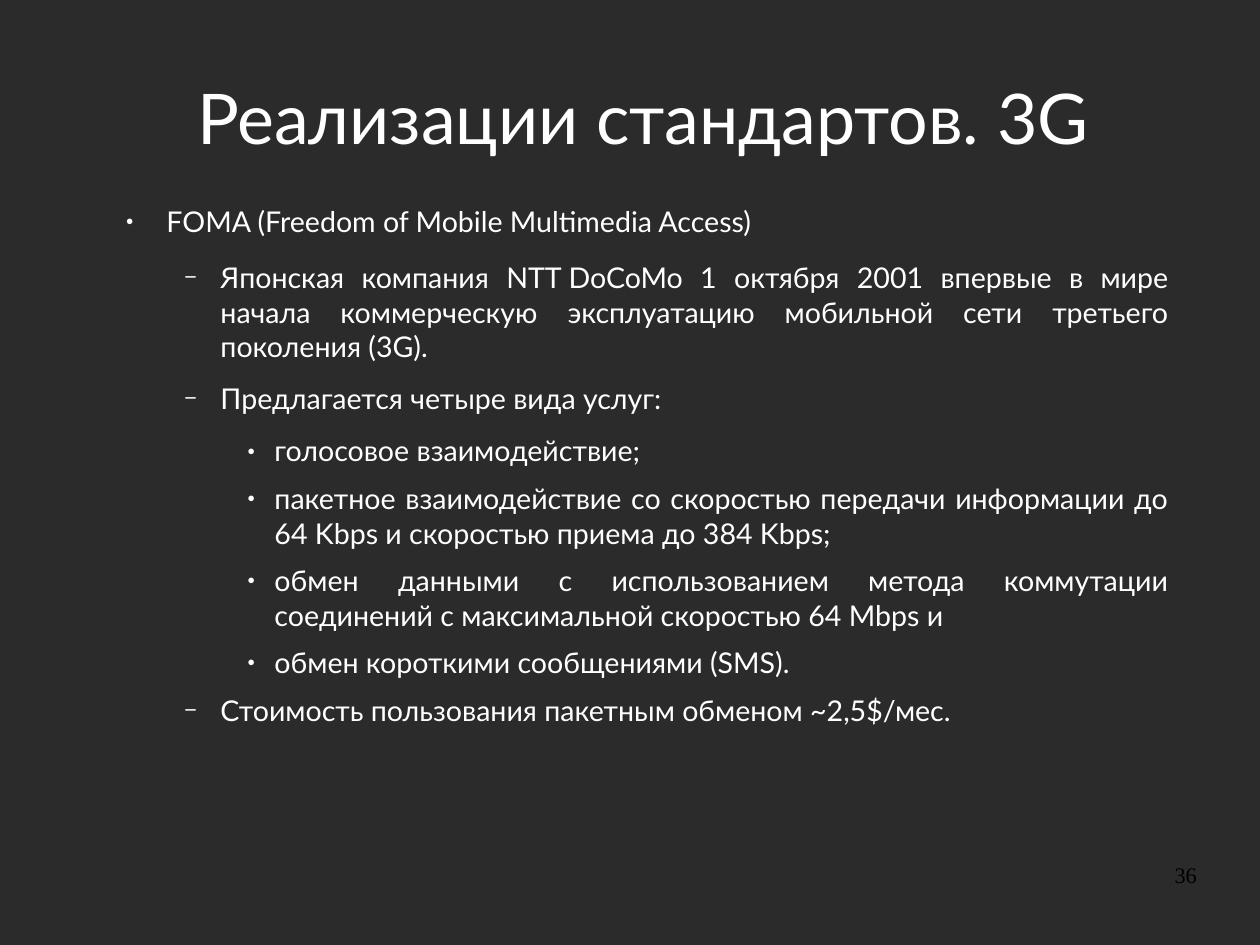
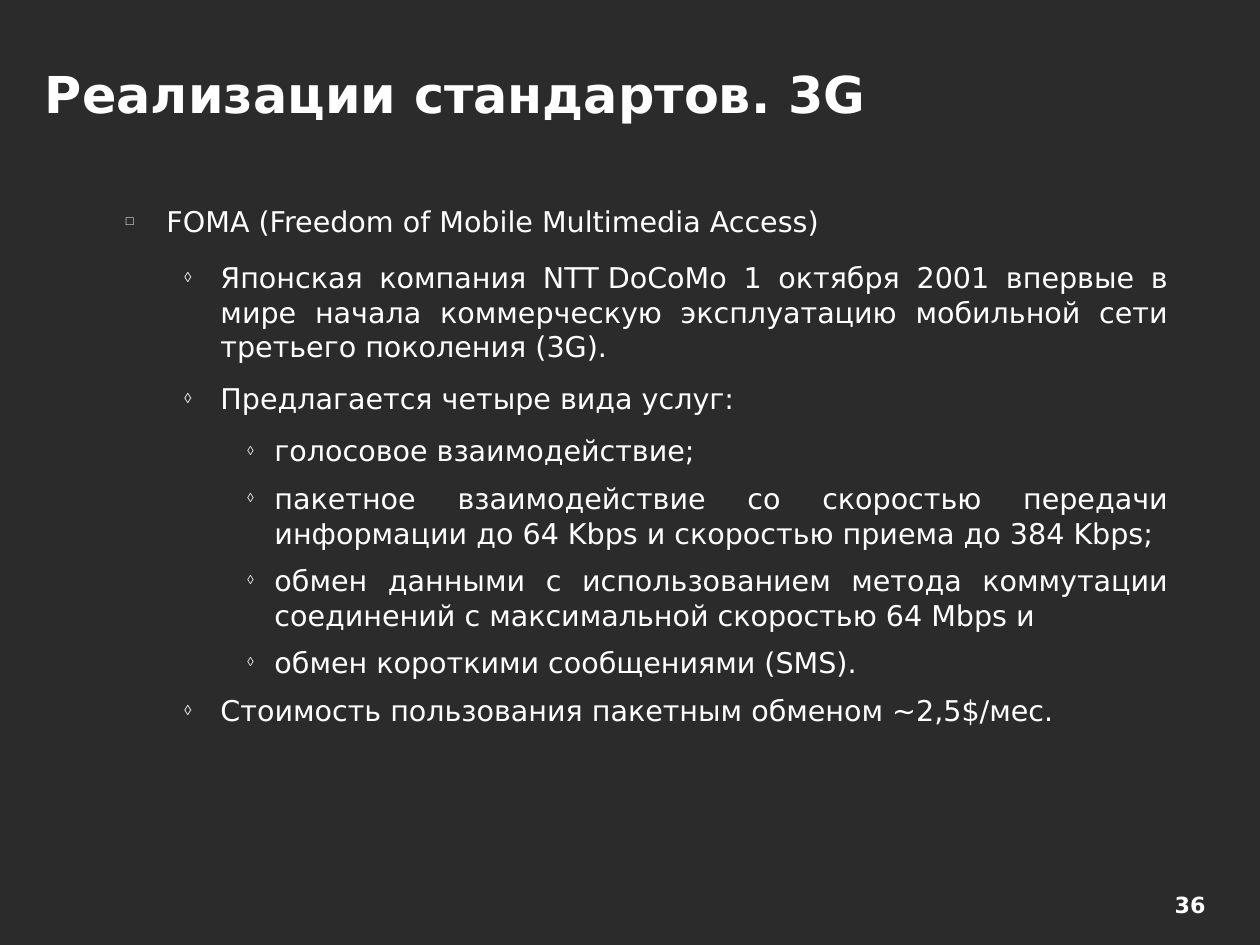
Before and after one commit to aeremenok/a-team-777, a slide deck: slide 36 of 10/smm/doc/eav_wireless.odp. Drawn at 1260x945 pixels with LibreOffice and Linux fonts; fonts in the diff are those of the drawing; background and template pictures are left out; a plain dark background stands for a picture behind light text. Boxes give left, top, right and bottom in pixels: in the first picture for what was removed or moved away, otherwise in the second. Text is boxed around its words. In the diff, an @@ line names an element or a change of style, - is before the commit and + after.

```diff
--- a/10/smm/doc/eav_wireless.odp
+++ b/10/smm/doc/eav_wireless.odp
@@ title "Реализации стандартов. 3G" moved from (x1=197, y1=93, x2=1088, y2=156) to (x1=45, y1=75, x2=865, y2=124) @@
@@ title "Реализации стандартов. 3G" at (x1=45, y1=75, x2=865, y2=124): size 44 to 32 pt, font Lato to DejaVu Sans, bold on; alignment centre to left @@
@@ text "FOMA (Freedom of Mobile Multimedia ..." at (x1=166, y1=210, x2=1168, y2=726): font Lato to DejaVu Sans; bullet ● to □; bullet − to ◊; bullet ● to ◊ @@
@@ page number moved from (x1=1175, y1=869, x2=1197, y2=883) to (x1=1175, y1=896, x2=1206, y2=914) @@
@@ page number at (x1=1175, y1=896, x2=1206, y2=914): font Times New Roman to DejaVu Sans, text colour #000000 to #FFFFFF, bold on; alignment right to centre @@
```
Also in this commit, not shown: 43 other slides changed.
